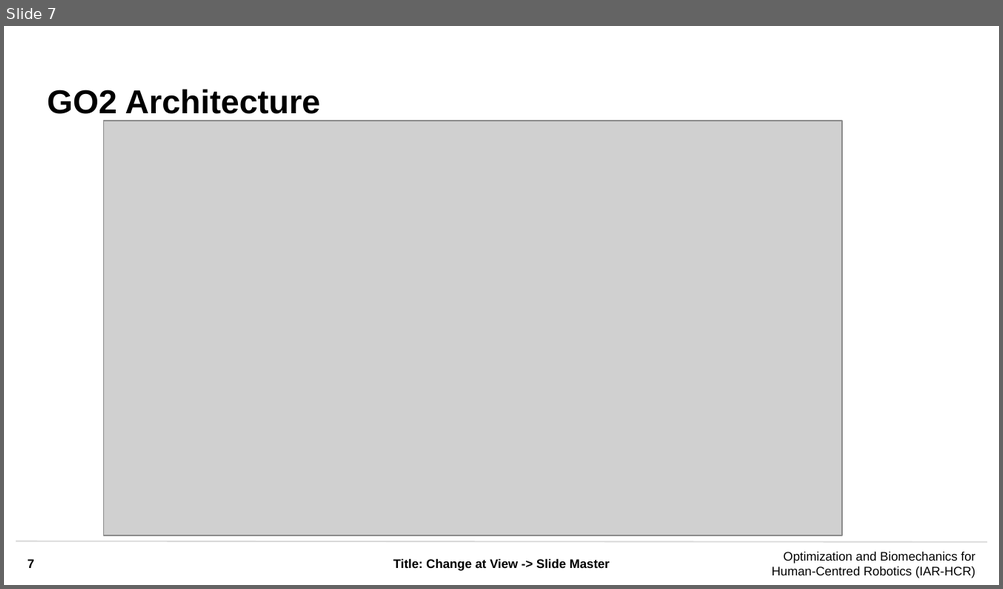
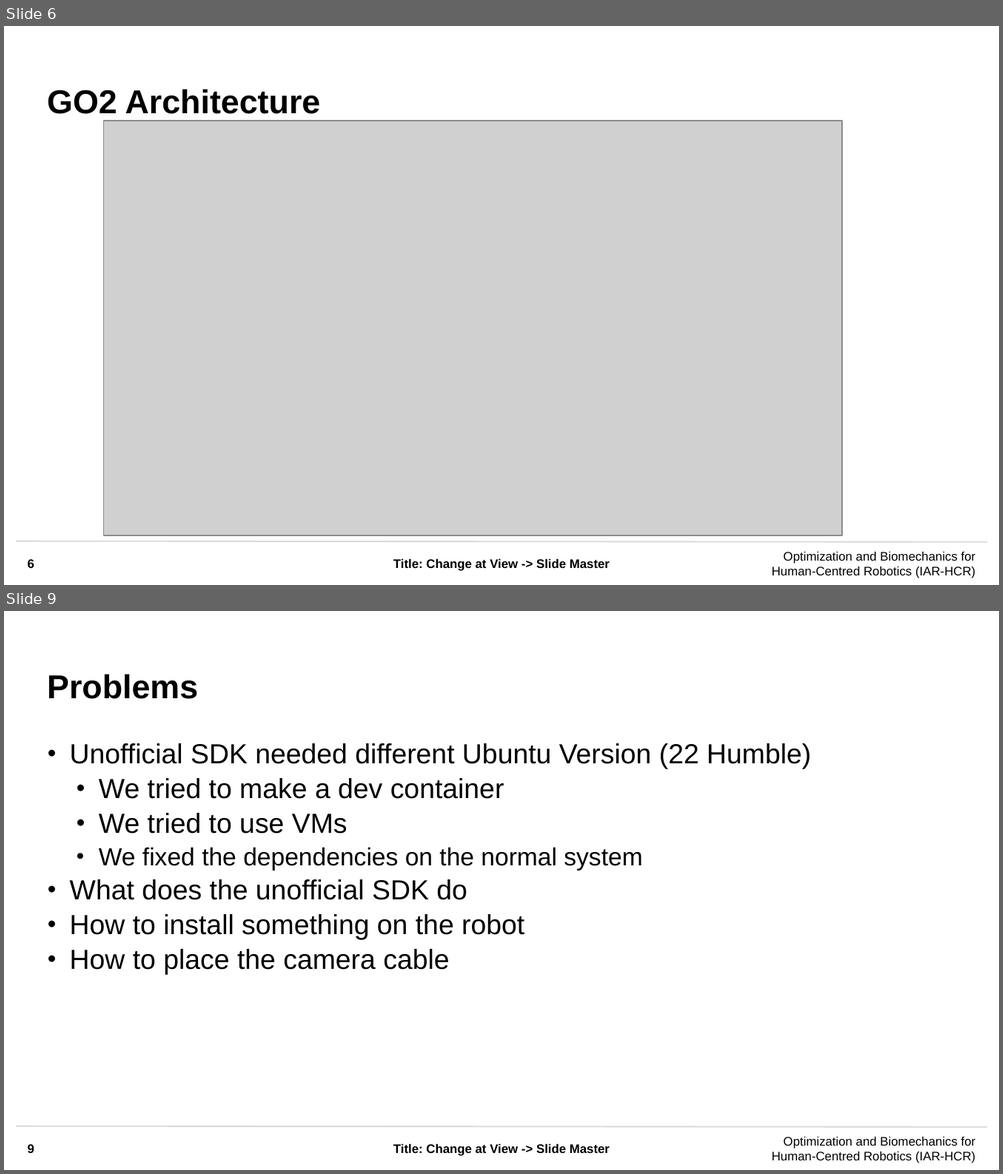
Before and after one commit to LukasInformatik/Human-Centered-Robotics-Project-5-KIT, a slide deck: SS2025_Generic_Template.pptx. Shown one above the other, each under a label of ours: slide 7 before the commit, slides 6 and 9 after it; the slides between them are not shown. The pictures are 1003x589 and 1003x1174 pixels, drawn with LibreOffice and Linux fonts; fonts in the diff are those of the drawing; grey boxes stand for pictures; background and template pictures are left out. Boxes give left, top, right and bottom in pixels: in the first picture for what was removed or moved away, otherwise in the second. Text is boxed around its words. In the diff, an @@ line names an element or a change of style, - is before the commit and + after.

```diff
--- a/SS2025_Generic_Template.pptx
+++ b/SS2025_Generic_Template.pptx
@@ slide 9 added at (4,611,999,1170), background #FFFFFF; not listed: 3 template elements that a slide beside it also shows @@
@@ title added at (47,674,198,699), 24 pt, text #000000, bold @@
+Problems
@@ text added at (70,743,811,975), 20 pt, text #000000 @@
+• Unofficial SDK needed different Ubuntu Version (22 Humble)
+  • We tried to make a dev container
+  • We tried to use VMs
+  • We fixed the dependencies on the normal system
+• What does the unofficial SDK do
+• How to install something on the robot
+• How to place the camera cable
@@ page number added at (28,1145,34,1153), 9 pt, text #000000, bold @@
+9
@@ what was slide 7 is now slide 6 @@
@@ page number at (28,560,34,568): text changed @@
-7
+6
```
Also in this commit, not shown: 2 other slides added, 1 slide removed.
